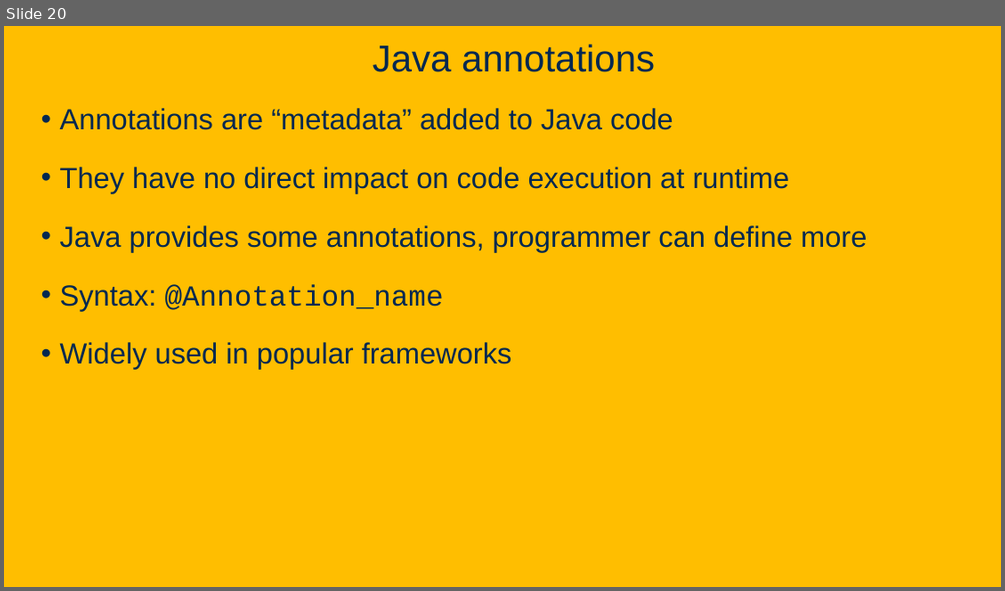
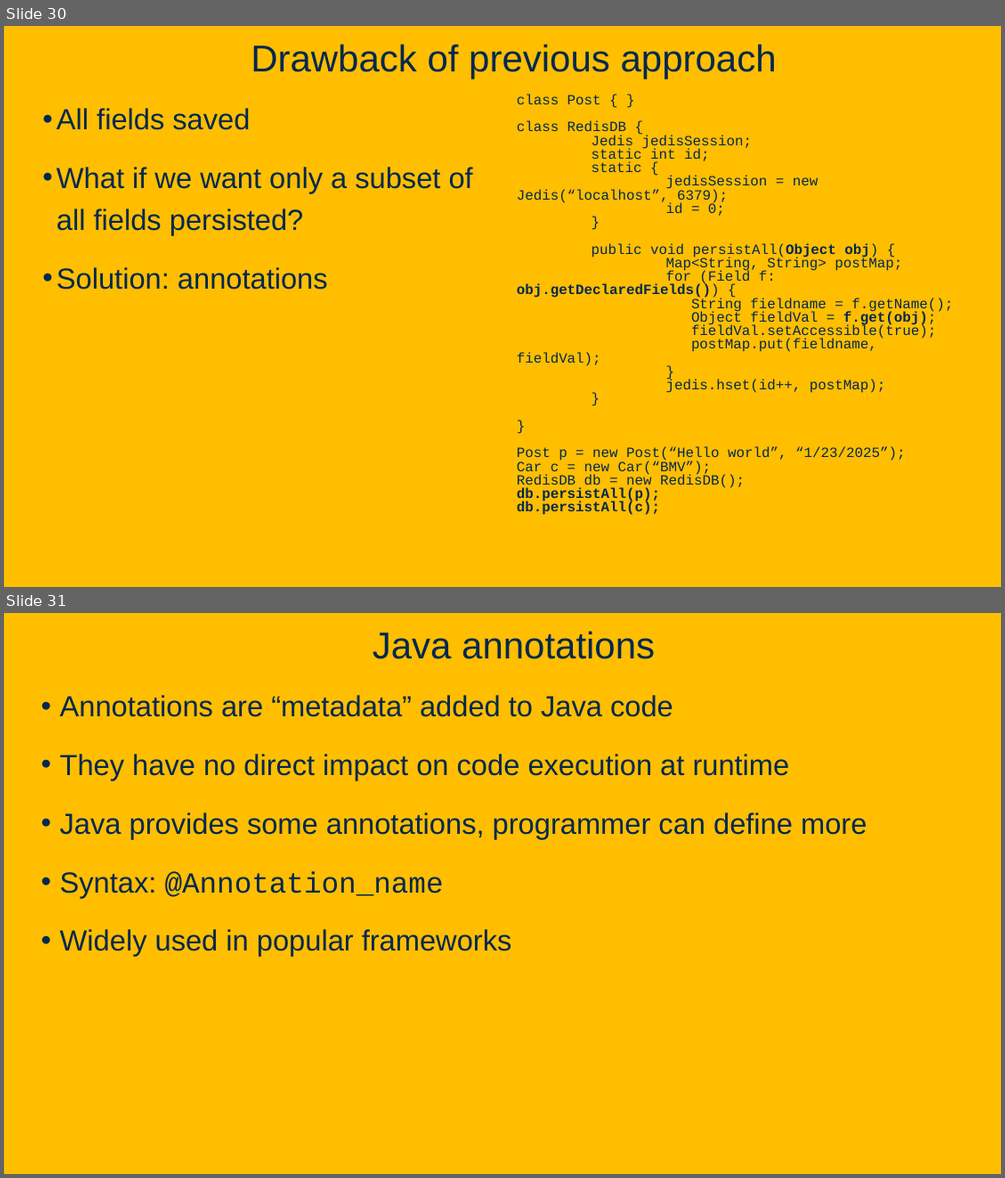
Before and after one commit to davsec-teaching/ECS160-Winter2025, a slide deck: slides/5_annotations_and_reflection.pptx. Shown one above the other, each under a label of ours: slide 20 before the commit, slides 30 and 31 after it. The pictures are 1005x591 and 1005x1178 pixels, drawn with LibreOffice and Linux fonts; fonts in the diff are those of the drawing; background and template pictures are left out. Boxes give left, top, right and bottom in pixels: in the first picture for what was removed or moved away, otherwise in the second. Text is boxed around its words. In the diff, an @@ line names an element or a change of style, - is before the commit and + after.

Commit message:
Updated reflection and annotations slides

```diff
--- a/slides/5_annotations_and_reflection.pptx
+++ b/slides/5_annotations_and_reflection.pptx
@@ slide 30 added at bbox=[4, 26, 1001, 587], background picture (left out) @@
@@ title added at bbox=[251, 44, 777, 79], 36 pt, text #022850 @@
+Drawback of previous approach
@@ text added at bbox=[517, 94, 953, 515], 13.6 pt, text #022850 @@
+class Post { }
+class RedisDB {
+Jedis jedisSession;
+static int id;
+static {
+jedisSession = new Jedis(“localhost”, 6379);
+id = 0;
+}
+public void persistAll(Object obj) {
+Map<String, String> postMap;
+for (Field f: obj.getDeclaredFields()) {
+String fieldname = f.getName();
+Object fieldVal = f.get(obj);
+fieldVal.setAccessible(true);
+postMap.put(fieldname, fieldVal);
+}
+jedis.hset(id++, postMap);
+}
+}
+Post p = new Post(“Hello world”, “1/23/2025”);
+Car c = new Car(“BMV”);
+RedisDB db = new RedisDB();
+db.persistAll(p);
+db.persistAll(c);
@@ text added at bbox=[57, 108, 473, 289], 28 pt, text #022850 @@
+• All fields saved
+• What if we want only a subset of all fields persisted?
+• Solution: annotations
@@ what was slide 20 is now slide 31 @@
```
Also in this commit, not shown: 8 slides changed, 14 other slides added, 4 slides removed.
